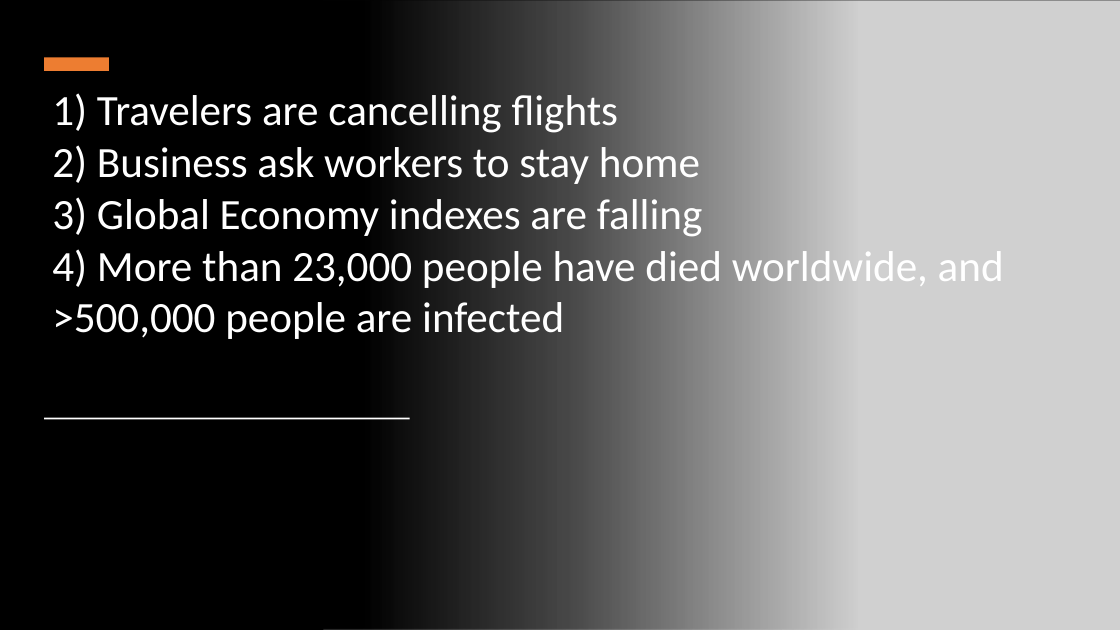
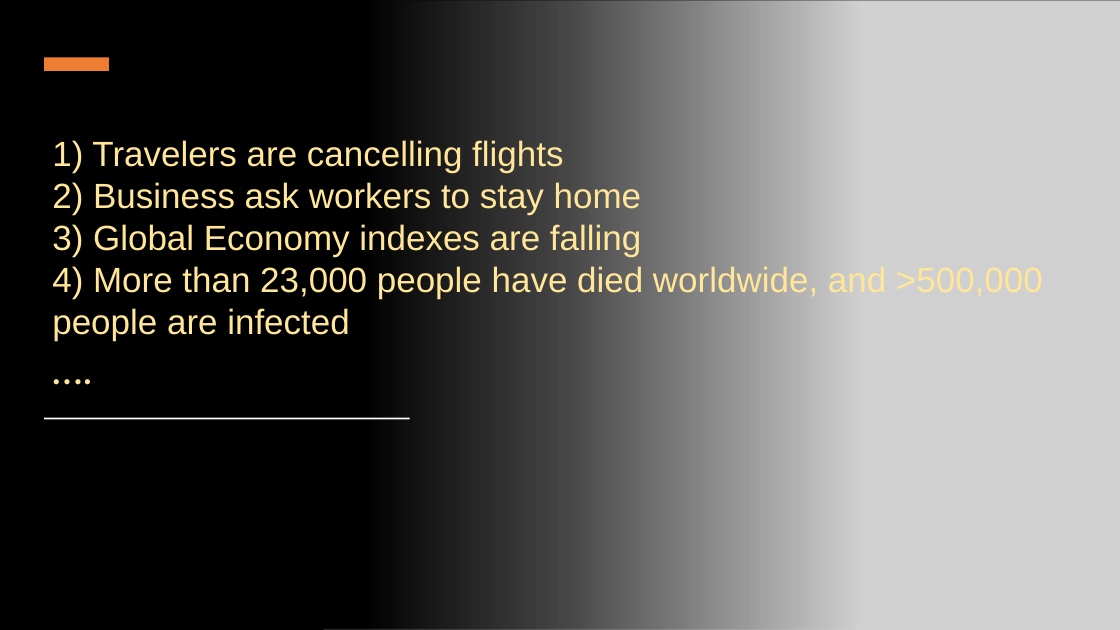
Before and after one commit to frpatel/databootcamp-homework, a slide deck: slide 4 of final-project/presentation/COVID-19 Effect on Global Economy.pptx. Drawn at 1120x630 pixels with LibreOffice and Linux fonts; fonts in the diff are those of the drawing; grey boxes stand for pictures. Boxes give left, top, right and bottom in pixels: in the first picture for what was removed or moved away, otherwise in the second. Text is boxed around its words. In the diff, an @@ line names an element or a change of style, - is before the commit and + after.

```diff
--- a/final-project/presentation/COVID-19 Effect on Global Economy.pptx
+++ b/final-project/presentation/COVID-19 Effect on Global Economy.pptx
@@ title at (x1=52, y1=140, x2=886, y2=341): text changed; size 37 to 30 pt; font Calibri to Arial; text colour #FFFFFF to #FFE699 @@
-1) Travelers are cancelling flights
-2) Business ask workers to stay home
-3) Global Economy indexes are falling
-4) More than 23,000 people have died worldwide, and >500,000 people are infected
+1) Travelers are cancelling flights
+2) Business ask workers to stay home
+3) Global Economy indexes are falling
+4) More than 23,000 people have died worldwide, and >500,000 people are infected
+….
```
Also in this commit, not shown: 3 other slides changed, 6 slides added, 6 other files.
